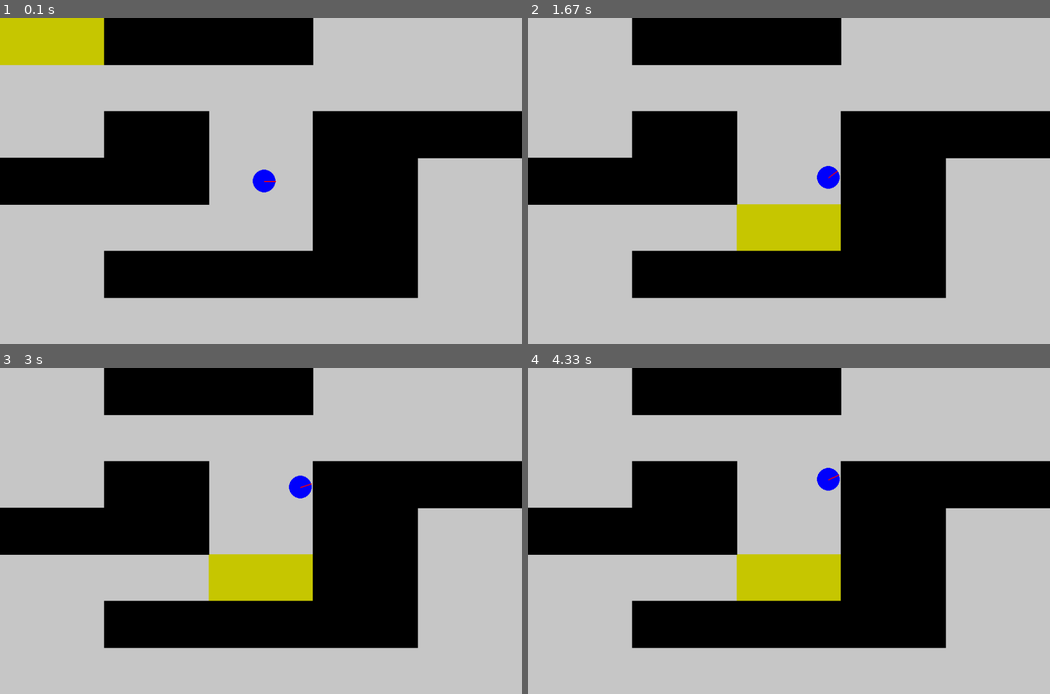
Above: before the commit, frames 1-4 (two rows, left to right).
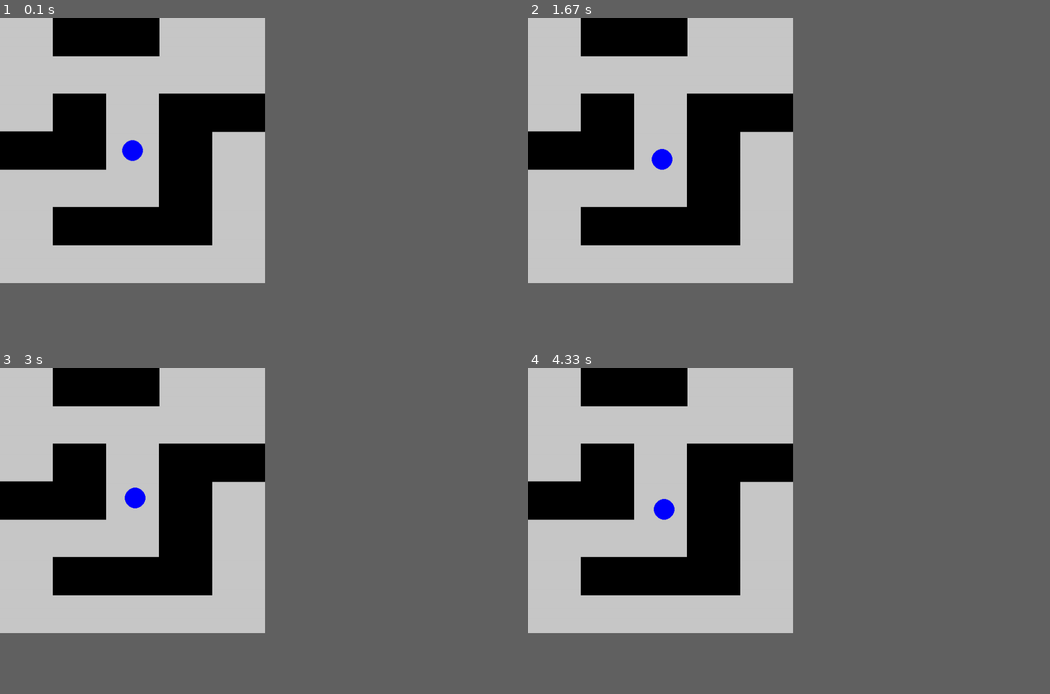
Above: after the commit, the same moments.

Repository: jsarabia/QLearningAStar
Game: pygame game, started from pygameTest.py
The game is run twice, just before and just after one commit, with the same random seed, the same clock (stepped at 60 frames per second) and the same inputs.
Inputs (mouse positions are in pixels of both pictures, inside the frame that each line leads up to):
- Up to frame 1 (0.1 s): no input
- Up to frame 2 (1.67 s): press the mouse at (778, 220) at 0.37 s; move the mouse to (815, 154) at 0.47 s; release the mouse at (856, 92) at 0.6 s; hold Left 0.67-1.2 s; hold Down 1.23-1.53 s; hold Left from 1.57 s (still down)
- Up to frame 3 (3 s): release Left at 1.97 s; hold Up 2-2.37 s; hold Right from 2.4 s (still down)
- Up to frame 4 (4.33 s): release Right at 3.03 s; hold Down 3.07-3.43 s; hold Left 3.47-3.93 s; hold Right from 3.97 s (still down)
In our replay, the window is 900x562 before the commit and 457x457 after it. These sizes can differ from the game's own. Grey fills any space a smaller window leaves; there, only what the larger window draws over its background counts as a difference.

The runs differ from the first frame. In frame 1, 42% of the frame differs, in the area x 0-100%, y 0-86%; in frame 2, 43%; in frame 3, 43%; in frame 4, 43%.

Commit message:
Revert "Merge my updates"
This reverts commit f31384f16ad8ff3e494a3c2f124d9dc571f76a6e.

Diff:
--- a/pygameTest.py
+++ b/pygameTest.py
@@ -12,50 +12,48 @@
         self.yPos = y
         self.height = height
         self.width = width
+    '''def collision(self, x, y, r):
+        xcol, ycol = 0, 0
+        if(x+r > self.xPos - self.width and x-r < self.xPos + self.width and y-r < self.yPos + self.height and y+r > self.yPos - self.height):
+            xcol = 1
+            ycol = 1
+            print("right side of circle")
+        ''''''if(x-r < self.xPos + self.width and x-r > self.xPos - self.width and y-r < self.yPos + self.height and y+r > self.yPos - self.height):
+            xcol = 1
+            print("left side of circle")
+        if(x+r > self.xPos - self.width and x-r < self.xPos + self.width and y+r > self.yPos - self.height and y+r < self.yPos + self.height):
+            ycol = 1
+            print("bottom of circle")
+        if(x+r > self.xPos - self.width and x-r < self.xPos + self.width and y-r < self.yPos + self.height and y-r > self.yPos -self.height):
+            ycol = 1
+            print("top of circle")
+        if(xcol == 1 or ycol == 1):
+            xcol, ycol = 0, 0
+            if(not(x+r > self.xPos - self.width and x+r < self.xPos + self.width and y-r < self.yPos + self.height and y+r > self.yPos - self.height)):
+                xcol = 1
+                print("right side of circle CHECKER")
+            if(not(x-r < self.xPos + self.width and x-r > self.xPos - self.width and y-r < self.yPos + self.height and y+r > self.yPos - self.height)):
+                xcol = 1
+                print("left side of circle CHECKER")
+            if(not(x+r > self.xPos - self.width and x-r < self.xPos + self.width and y+r > self.yPos - self.height and y+r < self.yPos + self.height)):
+                ycol = 1
+                print("bottom of circle CHECKER")
+            if(not(x+r > self.xPos - self.width and x-r < self.xPos + self.width and y-r < self.yPos + self.height and y-r > self.yPos -self.height)):
+                ycol = 1
+                print("top of circle CHECKER")''''''
+        return xcol, ycol'''
     def draw(self, screen):
         pygame.draw.polygon(screen, (0,0,0), [(self.xPos-self.width, self.yPos-self.height), (self.xPos-self.width, self.yPos+self.height), (self.xPos+self.width, self.yPos+self.height), (self.xPos+self.width, self.yPos-self.height)])
 
-def drawGoal(xPos,yPos, height, width):
-    pygame.draw.polygon(screen, (200,200,0), [(xPos-width, yPos-height), (xPos-width, yPos+height), (xPos+width, yPos+height), (xPos+width, yPos-height)])
 
-def updateGoal(goal, loc, gridWidth, gridHeight, gridCenterX, gridCenterY):
-    print("hey")
-    (x,y) = loc
-    start = 0
-    xLoc = 0
-    count = 0
-    while 1:
-        if(x >= start and x <= start+gridWidth):
-            break
-        else:
-            xLoc += 1
-            start += gridWidth
-            count+=1
-        if count > 100 :
-            break
-    start = 0
-    yLoc = 0
-    count = 0
-    while 1:
-        if(y >= start and y <= start+gridHeight):
-            break
-        else:
-            yLoc += 1
-            start += gridHeight
-            count+=1
-        if count > 100 :
-            break
-    print(xLoc, yLoc)
-    return (xLoc*gridWidth+gridCenterX, yLoc*gridHeight+gridCenterY)
 
-clock = pygame.time.Clock()
 pygame.init()
-size = width, height = 144*7, 90*7
+size = width, height = 512, 512
 screen = pygame.display.set_mode(size)
 xPos, yPos = width/2, height/2
 xPosTry = xPos
 yPosTry = yPos
-vel = 10
+vel = 1
 angle = 0
 g = grid.Grid()
 g.readFile("world.txt")
@@ -67,9 +65,7 @@
 gridWidth = width/xGrid
 gridCenterY = gridHeight/2.0
 gridCenterX = gridWidth/2.0
-goal = (gridCenterX,gridCenterY)
-radius = int((.5*min(gridCenterX, gridCenterY)))
-clickCount = 0
+radius = 20
 for i in range(len(g.world)):
     for j in range(len(g.world[i])):
         if(g.world[i][j] == "x"):
@@ -85,15 +81,11 @@
     if keys[pygame.K_DOWN]:# or keys[pygame.K_S]:
         yPos += 1
     if keys[pygame.K_LEFT]:# or keys[pygame.K_A]:
-        angle -= 1
+        angle -= .1
     if keys[pygame.K_RIGHT]:# or keys[pygame.K_D]:
-        angle += 1
+        angle += .1
     #angle += int(rng.randint(-5,5))
 
-    if pygame.mouse.get_pressed()[0] and clickCount == 0:
-        pos = pygame.mouse.get_pos()
-        goal = updateGoal(goal, pos, gridWidth, gridHeight, gridCenterX, gridCenterY)
-        clickCount = 20
 
     xPosTry = xPos + np.cos(angle*np.pi/180)
     yPosTry = yPos + np.sin(angle*np.pi/180)
@@ -109,10 +101,13 @@
         if((abs(yPos + radius - (x.yPos - x.height)) < 3) and ((x.xPos - x.width - offset - 3) < xPos < (x.xPos + x.width + offset + 3))):
             yPos = x.yPos - x.height - radius - 3
 
+        '''xcol, ycol = x.collision(xPosTry, yPosTry, radius)
+        if(xcol == 1 or ycol == 1):
+            break'''
     #if(xcol == 0):
-    xPos += np.cos(angle*np.pi/180)
+    xPos += .03*np.cos(angle*np.pi/180)
     #if(ycol == 0):
-    yPos += np.sin(angle*np.pi/180)
+    yPos += .03*np.sin(angle*np.pi/180)
 
     if(xPos+radius > width):
         xPos = width-radius
@@ -124,13 +119,7 @@
         yPos = radius
 
     screen.fill((200,200,200))
-    drawGoal(goal[0], goal[1], gridCenterY, gridCenterX)
     pygame.draw.circle(screen, (0,0,255), (int(xPos), int(yPos)), radius, 0)
     for x in obstacles:
         x.draw(screen)
-    pygame.draw.line(screen, (255,0,0), (int(xPos),int(yPos)), (int(xPos + np.cos(angle*np.pi/180) * radius), int(yPos + np.sin(angle*np.pi/180)*radius)), 2)
     pygame.display.flip()
-    clock.tick(60)
-
-    if(clickCount > 0):
-        clickCount -= 1
